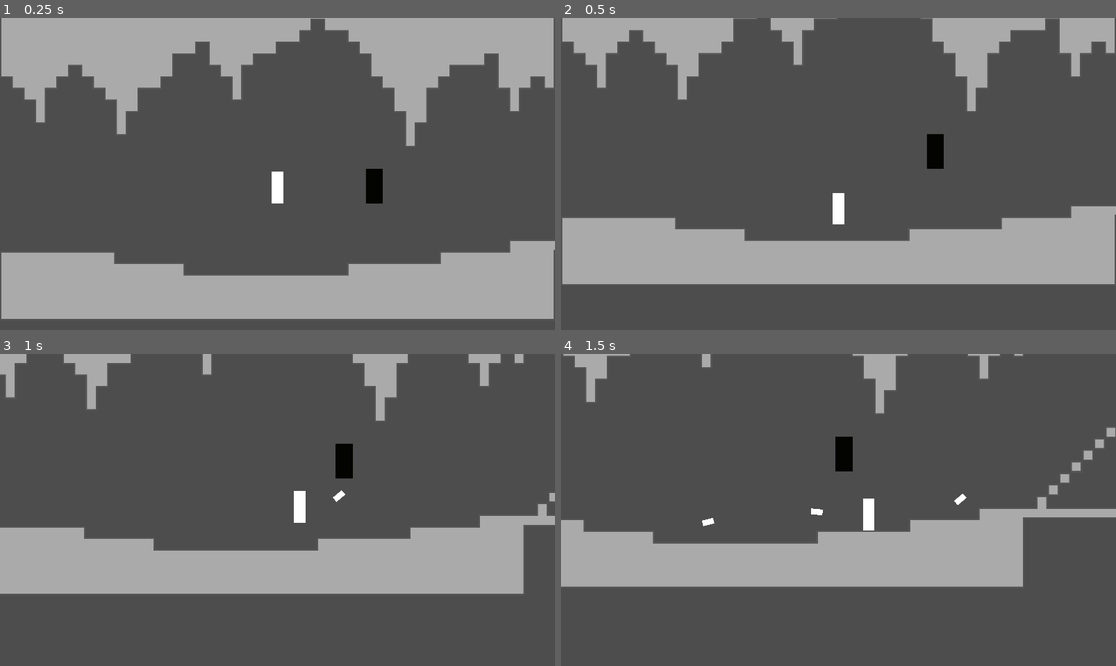
Above: before the commit, frames 1-4 (two rows, left to right).
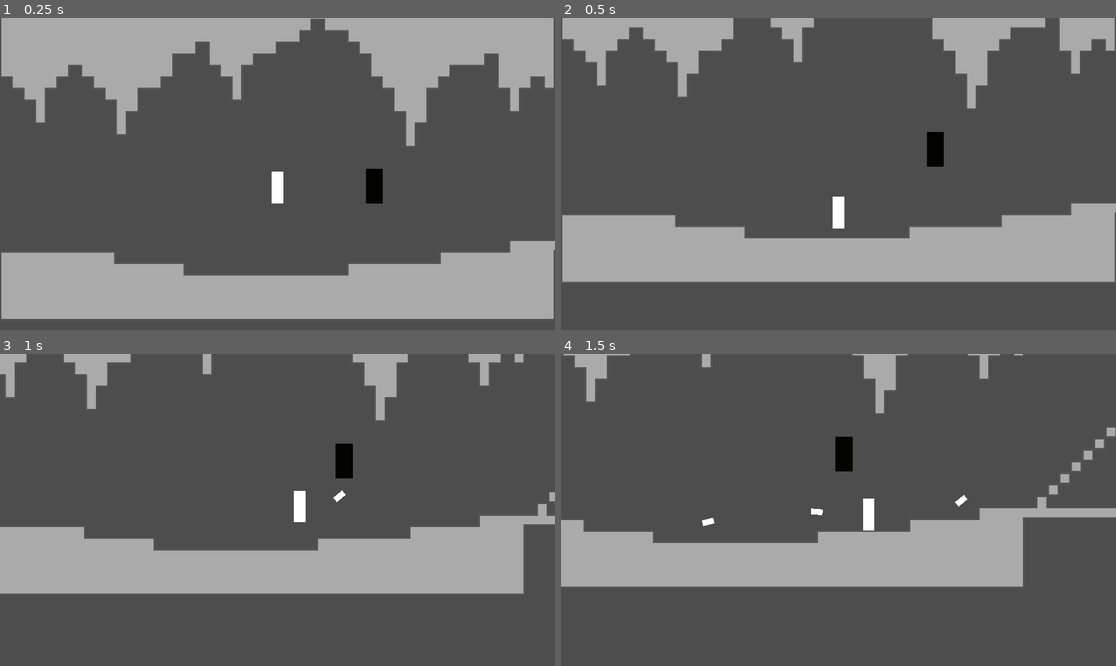
Above: after the commit, the same moments.

Repository: Crafter549/Action-Game-Hackathon
Game: Godot game, scene res://main.tscn
The game is run twice, just before and just after one commit, with the same random seed, the same clock (stepped at 60 frames per second) and the same inputs.
Inputs (mouse positions are in pixels of both pictures, inside the frame that each line leads up to):
- Up to frame 1 (0.25 s): no input
- Up to frame 2 (0.5 s): no input
- Up to frame 3 (1 s): move the mouse to (399, 494) at 0.52 s; hold D (move_right) from 0.53 s (still down); click (399, 494) at 0.6 s; tap W (jump) at 0.77 s
- Up to frame 4 (1.5 s): keep holding D (move_right); move the mouse to (727, 525) at 1.27 s; click (727, 525) at 1.35 s

Frame 1 is identical in both runs. In frame 2, 2.5% of the frame differs, in the area x 0-100%, y 0-86%; in frame 3, 0.2%; in frame 4, 0.2%.

Commit message:
Upped player fall speed

Diff:
--- a/action-game-hackathon/player.gd
+++ b/action-game-hackathon/player.gd
@@ -8,7 +8,7 @@
 
 @export var gravity = 60 # tiles / second^2
 @export var jumpVel = 15 # tiles / second
-@export var maxYVel = 20 # tiles / second
+@export var maxYVel = 24 # tiles / second
 
 var groundedTimer = INF
 var jumpInputTimer = INF
